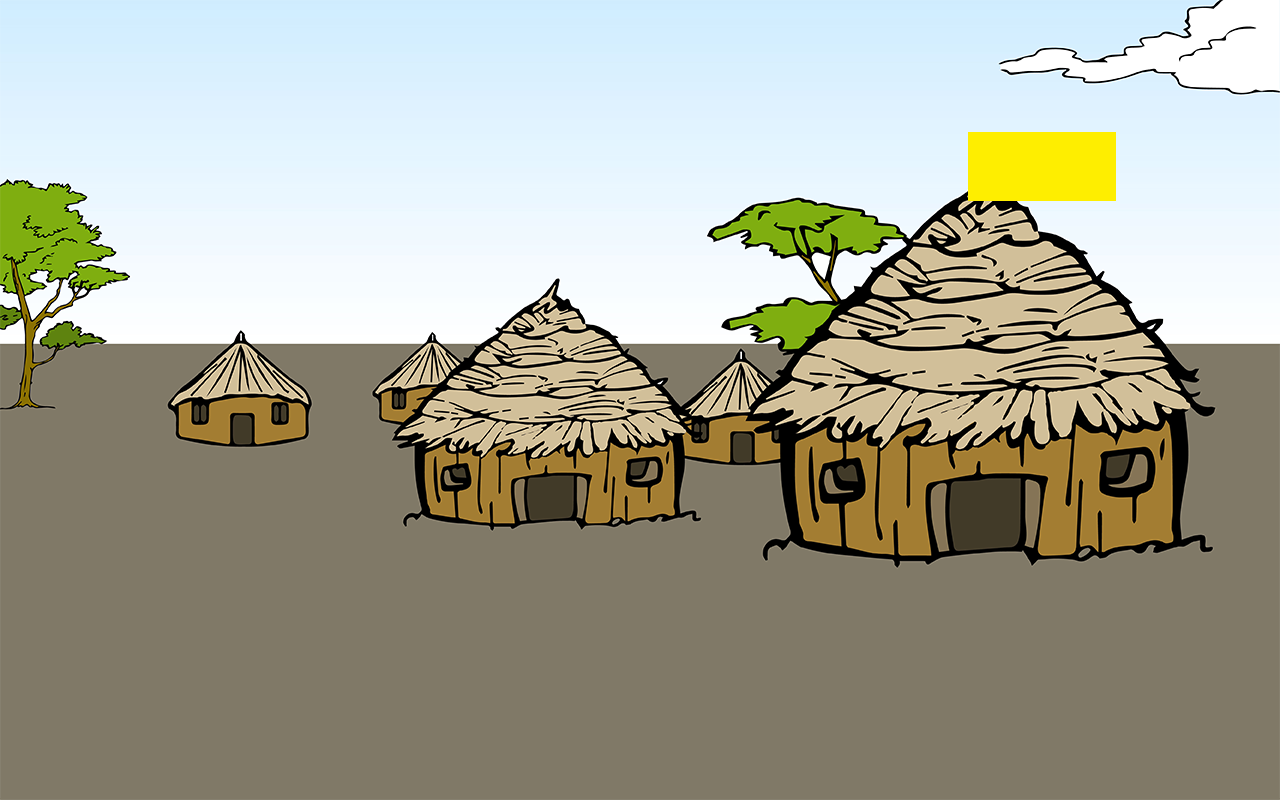
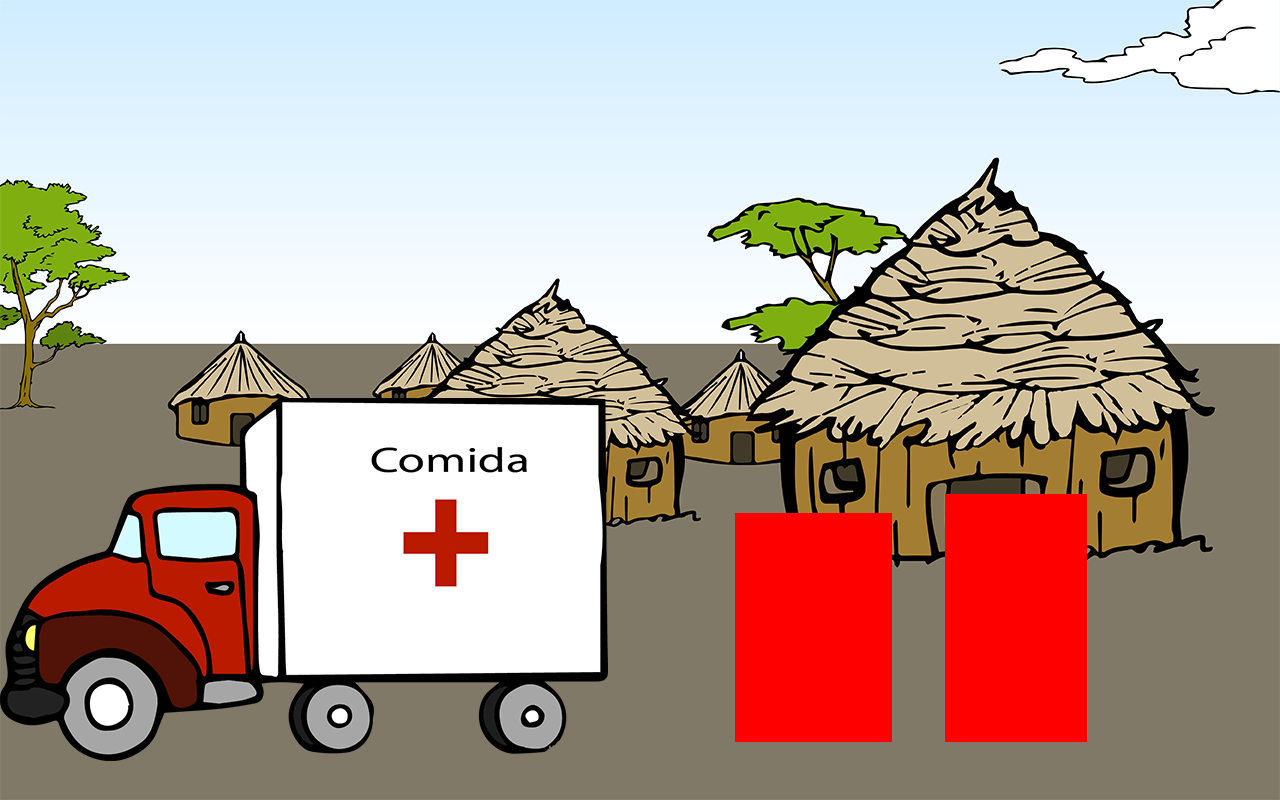
Revision of a layered (1280, 800) image; what changed, layer by layer:
removed layer "kwkrecty" over (968, 132, 1116, 201)
added layer "kwktruckf" above "kwkafr" over (0, 398, 608, 761)
added layer "kwkafr" above "kwktruckt" over (735, 513, 892, 742)
added layer "kwkexp" above "kwkFondoAfrica" over (945, 494, 1087, 742)
